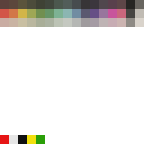
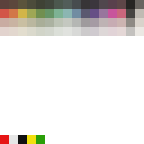
Layer changes from the first (144, 144) image to the second:
painted on "Background" over [left=0, top=27, right=144, bottom=36]
